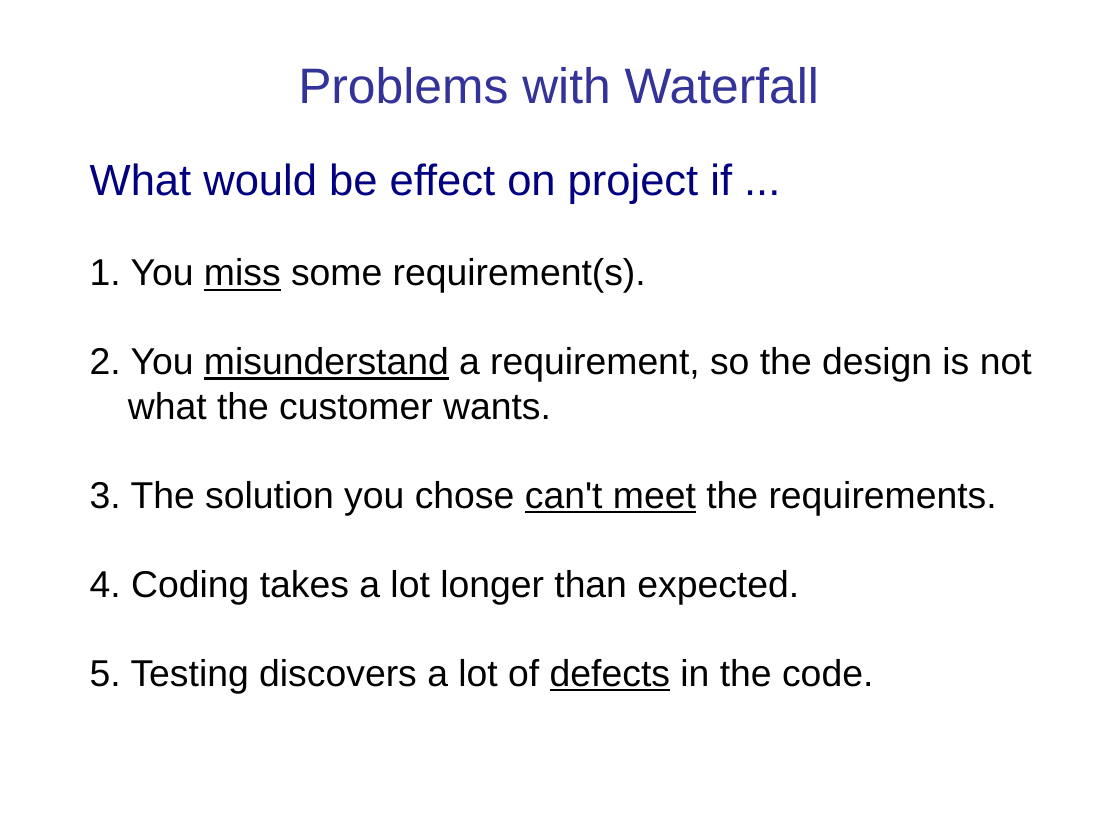
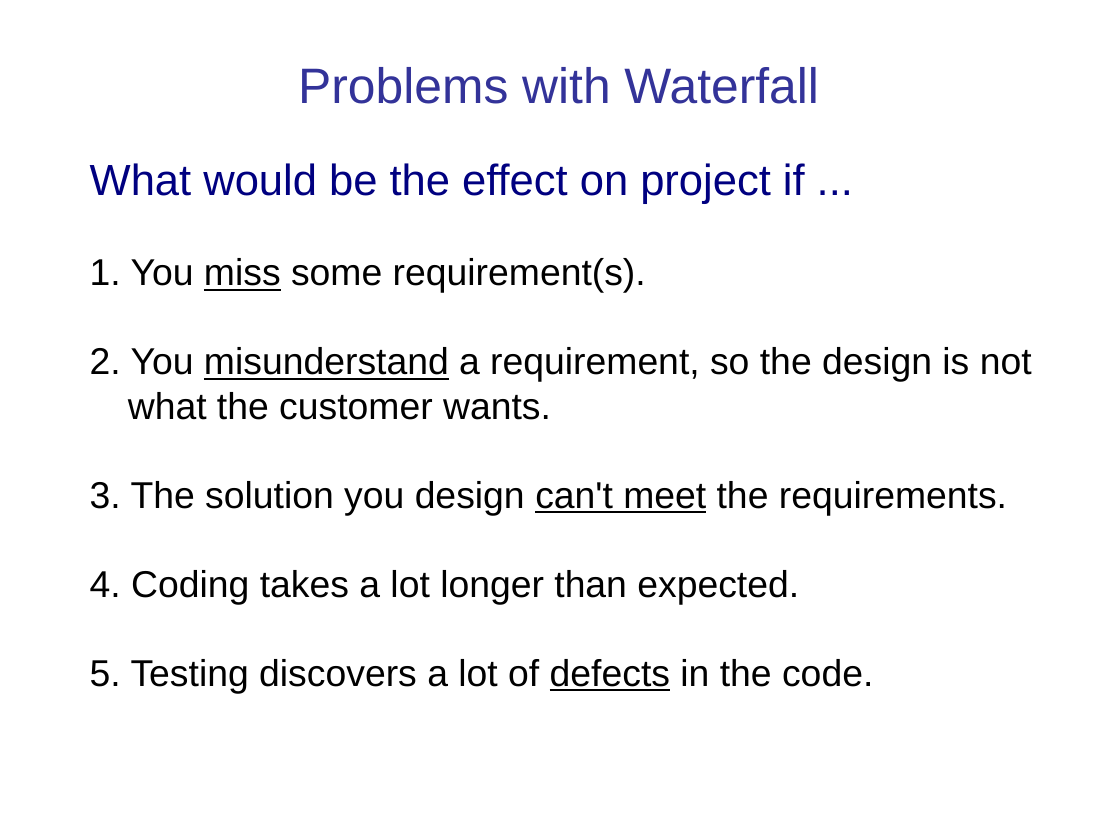
Before and after one commit to cpske/ISP, a slide deck: slide 31 of software-process/Introduction-software-process.pptx. Drawn at 1120x840 pixels with LibreOffice and Linux fonts; fonts in the diff are those of the drawing. Boxes give left, top, right and bottom in pixels: in the first picture for what was removed or moved away, otherwise in the second. Text is boxed around its words. In the diff, an @@ line names an element or a change of style, - is before the commit and + after.

```diff
--- a/software-process/Introduction-software-process.pptx
+++ b/software-process/Introduction-software-process.pptx
@@ text at [90,163,805,204]: text changed @@
-What would be effect on project if ...
+What would be the effect on project if ...
@@ text at [90,481,1007,515]: text changed @@
-3. The solution you chose can't meet the requirements.
+3. The solution you design can't meet the requirements.
```
Also in this commit, not shown: 26 other slides changed, 16 other files.
